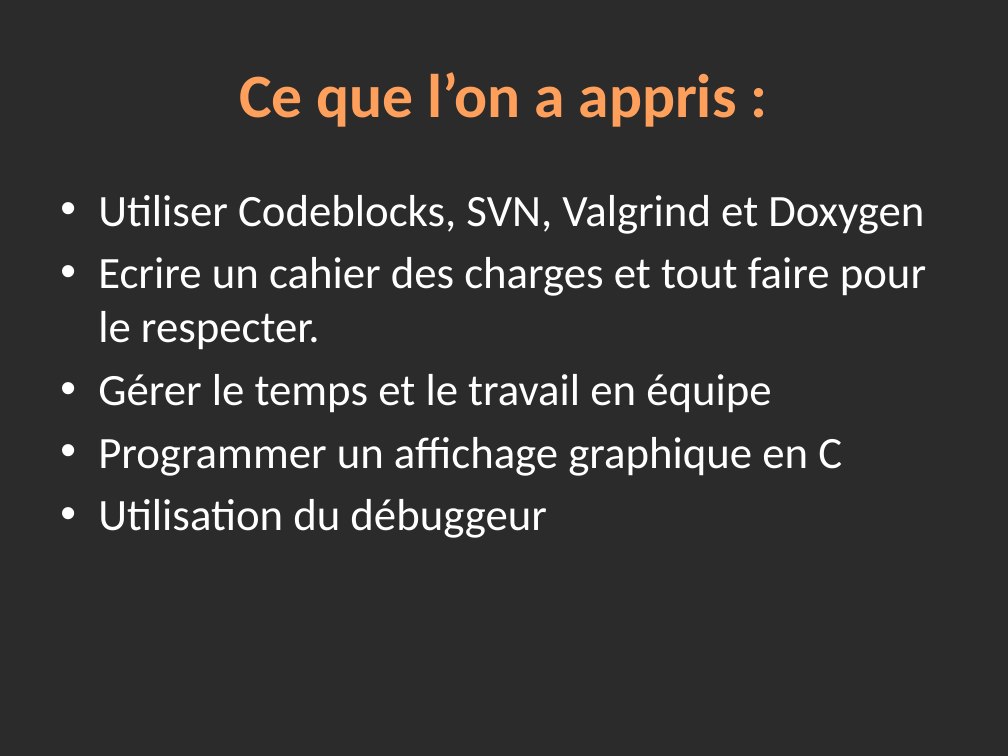
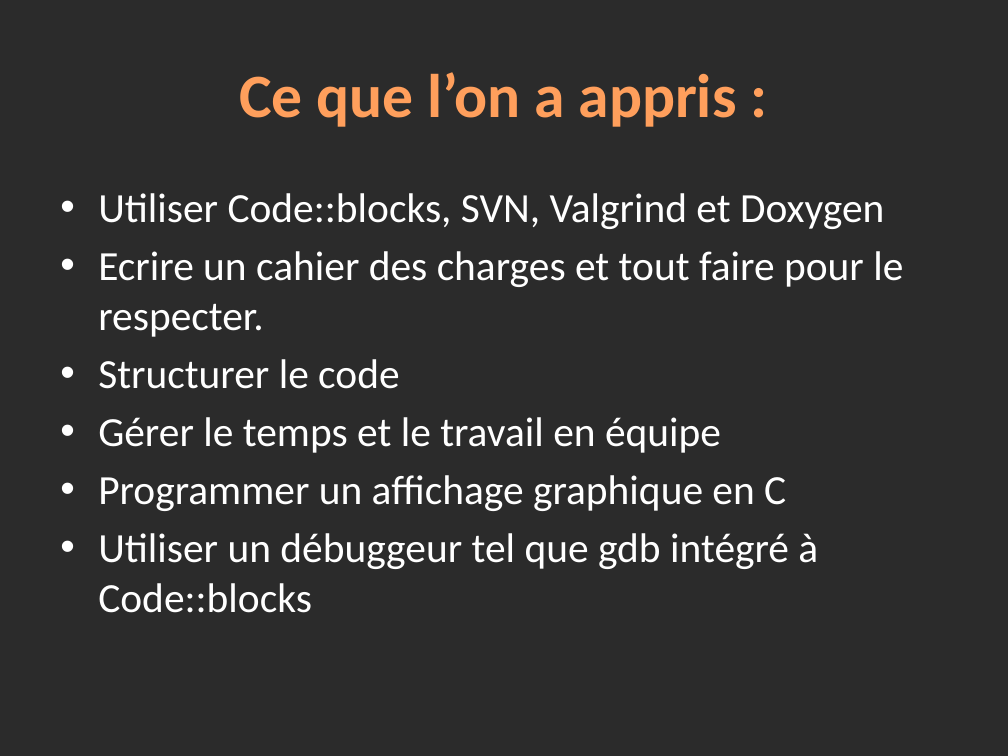
Before and after one commit to winbill/lifesevenpoker, a slide deck: slide 25 of Annexes/Presentation.pptx (slide 23 before the commit). Drawn at 1008x756 pixels with LibreOffice and Linux fonts; fonts in the diff are those of the drawing; background and template pictures are left out; a plain dark background stands for a picture behind light text. Boxes give left, top, right and bottom in pixels: in the first picture for what was removed or moved away, otherwise in the second. Text is boxed around its words. In the diff, an @@ line names an element or a change of style, - is before the commit and + after.

```diff
--- a/Annexes/Presentation.pptx
+++ b/Annexes/Presentation.pptx
@@ text at [98,193,884,229]: text changed; size 32 to 29.6 pt @@
-• Utiliser Codeblocks, SVN, Valgrind et Doxygen
+• Utiliser Code::blocks, SVN, Valgrind et Doxygen
@@ text at [98,251,903,511]: size 32 to 29.6 pt in "Ecrire un cahier des charges et tout ...", "Gérer le temps et le travail en ...", "Programmer un affichage graphique en C" @@
@@ text at [98,359,399,389]: paragraph added @@
+• Structurer le code
@@ text at [98,533,818,613]: text changed; size 32 to 29.6 pt @@
-• Utilisation du débuggeur
+• Utiliser un débuggeur tel que gdb intégré à Code::blocks
```
Also in this commit, not shown: 10 other slides changed, 3 slides added.
